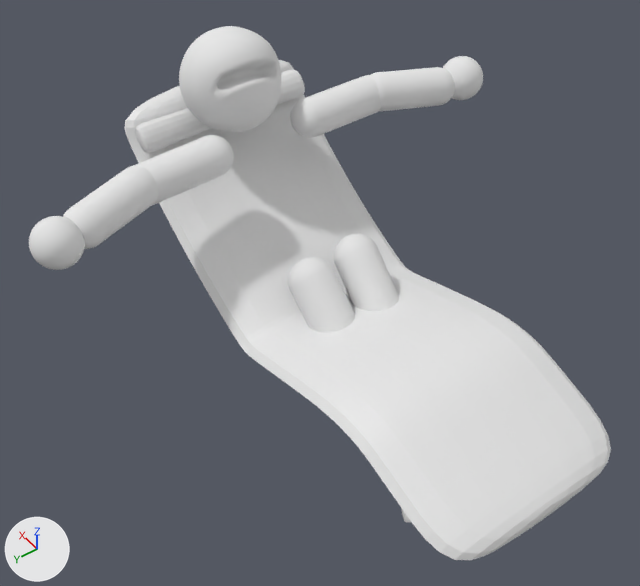
An edit to the Blender file Mario.blend, drawn before and after from the same camera.
One viewpoint serves both versions: a 50 mm camera at (1.57, 9.4, 17.13) aimed at (11.33, 2.39, 5.51). Every picture has the same lights, and +X, +Y and +Z are marked at lower left.

Objects in the first picture: 'Head', 'Kissen', 'LeftForearm', 'LeftForearm.002', 'LeftHand', 'LeftHand.001', 'LeftStraight', 'LeftUpperarm', 'LeftUpperarm.001', 'RightStraight', 'Sitzflaeche'.
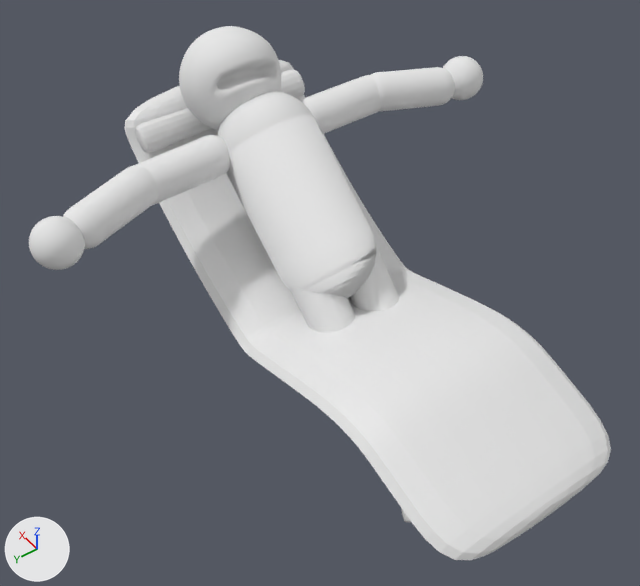
Pixel boxes (x1, y1, x2, y2) of what changed, in the pictures (640 x 586 px):
'Torso', shown
    after: (218, 91, 376, 298)

The change, as a diff of the scene's bpy script:
```diff
--- a/Mario.blend.py
+++ b/Mario.blend.py
@@ ob_torso @@
 _m = ob_torso.modifiers.new('Lattice', 'LATTICE')
 _m.object = ob_lattice
-ob_torso.hide_viewport = True
```
